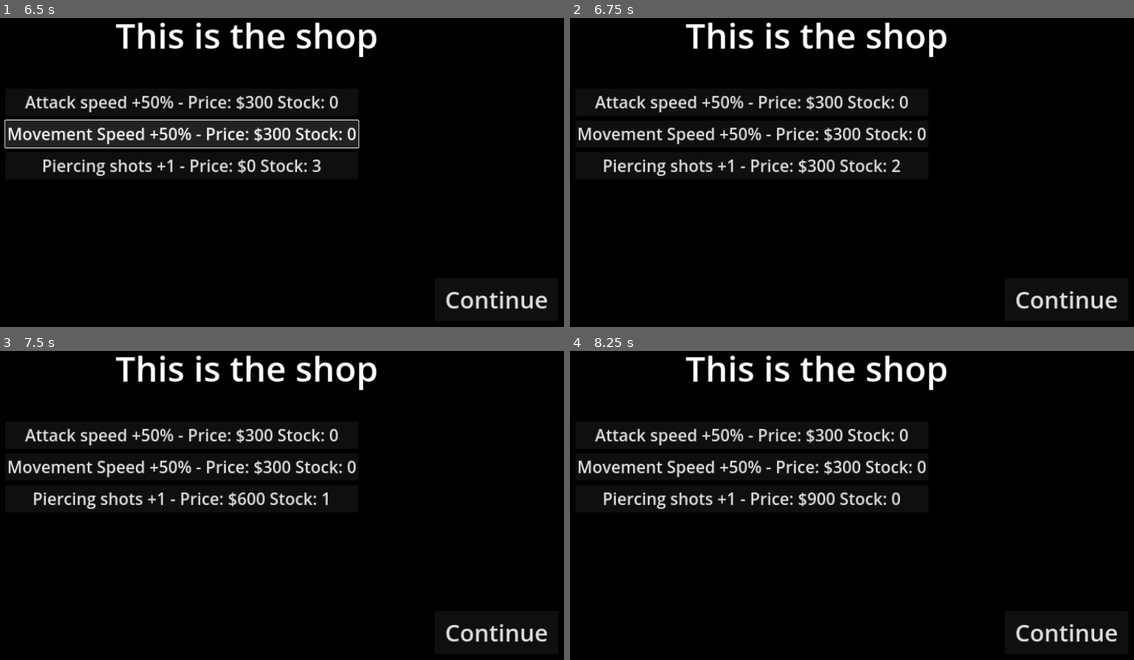
Above: before the commit, frames 1-4 (two rows, left to right).
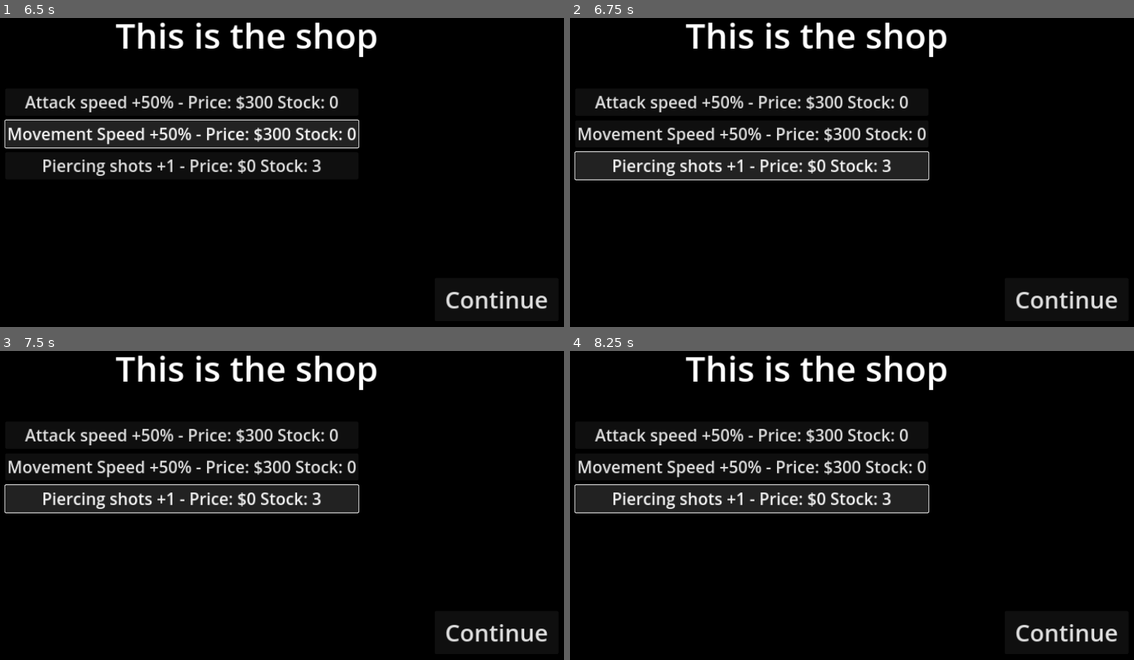
Above: after the commit, the same moments.

Repository: michael-j-coyne/space-defense
Game: Godot game, scene res://screens/shop.tscn
Two runs of this game, one before a commit and one after it. Both use one fixed random seed, a clock stepped at 60 frames per second and the inputs below. This scene is started directly instead of the project's main scene.
Inputs (mouse positions are in pixels of both pictures, inside the frame that each line leads up to):
- Up to frame 1 (6.5 s): click "Continue" at 0.5 s; click "Continue" at 1.25 s; click "Attack speed +50% - Price: $1…" at 2 s; click "Attack speed +50% - Price: $2…" at 2.75 s; click "Attack speed +50% - Price: $3…" at 3.5 s; click "Movement Speed +50% - Price: …" at 4.25 s; click "Movement Speed +50% - Price: …" at 5 s; click "Movement Speed +50% - Price: …" at 5.75 s
- Up to frame 2 (6.75 s): click "Piercing shots +1 - Price: $0…" at 6.5 s
- Up to frame 3 (7.5 s): click (180, 499) at 7.25 s, where only the run before the commit has a clickable "Piercing shots +1 - Price: $3…"
- Up to frame 4 (8.25 s): click (750, 499) at 8 s, where only the run before the commit has a clickable "Piercing shots +1 - Price: $6…"

Frame 1 is identical in both runs. In frame 2, 1.9% of the frame differs, in the area x 0-64%, y 43-53%; in frame 3, 1.9%; in frame 4, 1.9%.
Error after the commit: Invalid access to property or key 'upgrade' on a base object of type 'Dictionary'. (res://screens/shop.gd:50)

Commit message:
Add ability to apply shop item upgrades

Diff:
--- a/screens/shop.gd
+++ b/screens/shop.gd
@@ -2,11 +2,25 @@
 
 var inventory = {
 	"attack_speed_upgrade": {
-		"display_text": "Attack speed +50%" ,"base_price": 100, "stock": 2, "max_stock": 2 },
+		"display_text": "Attack speed +50%",
+		"base_price": 100,
+		"stock": 2,
+		"max_stock": 2,
+		"upgrade": func(): PlayerVariables.gun_cooldown /= 2
+	},
 	"movement_speed_upgrade": {
-		"display_text": "Movement Speed +50%", "base_price": 100, "stock": 2, "max_stock": 2 },
+		"display_text": "Movement Speed +50%",
+		"base_price": 100,
+		"stock": 2,
+		"max_stock": 2,
+		"upgrade": func(): PlayerVariables.speed *= 1.5
+	},
 	"piercing_shot_upgrade": {
-		"display_text": "Piercing shots +1", "base_price": 300, "stock": 3, "max_stock": 2 }
+		"display_text": "Piercing shots +1",
+		"base_price": 300,
+		"stock": 3,
+		"max_stock": 2
+	}
 }
 
 signal continue_pressed
@@ -33,6 +47,7 @@
 		currency -= get_price(item_name)
 		inventory[item_name]["stock"] -= 1
 		# TODO: Add logic to give the item to the player
+		inventory[item_name]["upgrade"].call()
 		return true
 	return false
 
